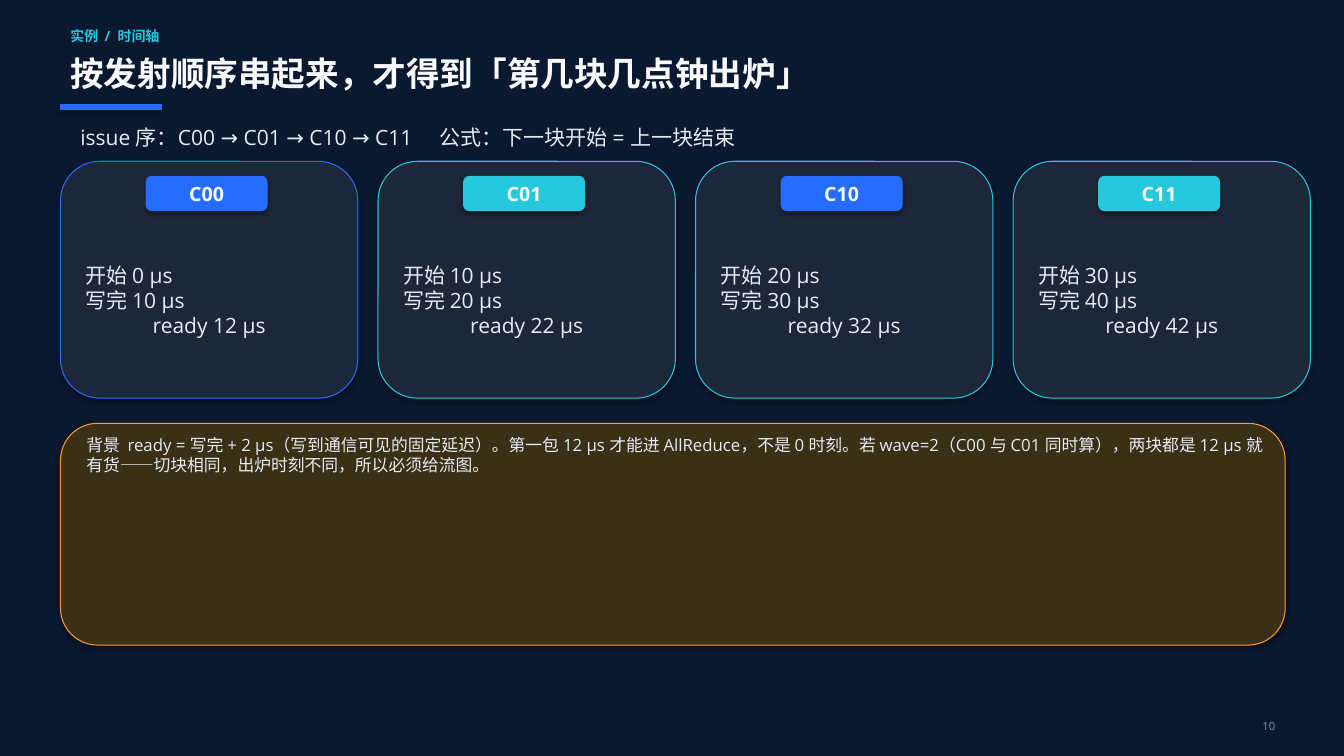
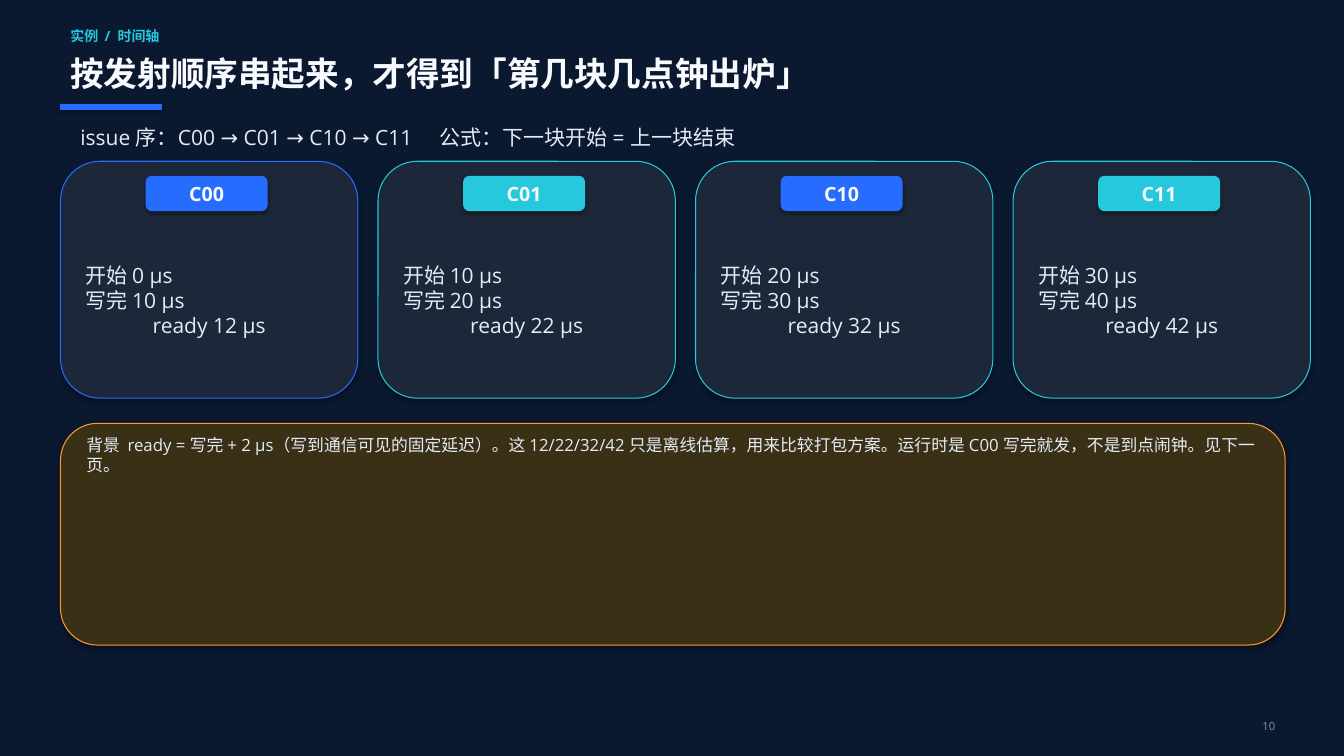
Before and after one commit to 69515164-rgb/DeepEP, a slide deck: slide 10 of docs/融合算子自动生成_MM_AllReduce.pptx. Drawn at 1344x756 pixels with LibreOffice and Linux fonts; fonts in the diff are those of the drawing. Boxes give left, top, right and bottom in pixels: in the first picture for what was removed or moved away, otherwise in the second. Text is boxed around its words. In the diff, an @@ line names an element or a change of style, - is before the commit and + after.

```diff
--- a/docs/融合算子自动生成_MM_AllReduce.pptx
+++ b/docs/融合算子自动生成_MM_AllReduce.pptx
@@ text at (86, 437, 1255, 472): text changed @@
-背景 ready = 写完 + 2 μs（写到通信可见的固定延迟）。第一包 12 μs 才能进 AllReduce，不是 0 时刻。若 wave=2（C00 与 C01 同时算），两块都是 12 μs 就有货——切块相同，出炉时刻不同，所以必须给流图。
+背景 ready = 写完 + 2 μs（写到通信可见的固定延迟）。这 12/22/32/42 只是离线估算，用来比较打包方案。运行时是 C00 写完就发，不是到点闹钟。见下一页。
```
Also in this commit, not shown: 13 other slides changed, 2 slides added, 2 other files.
